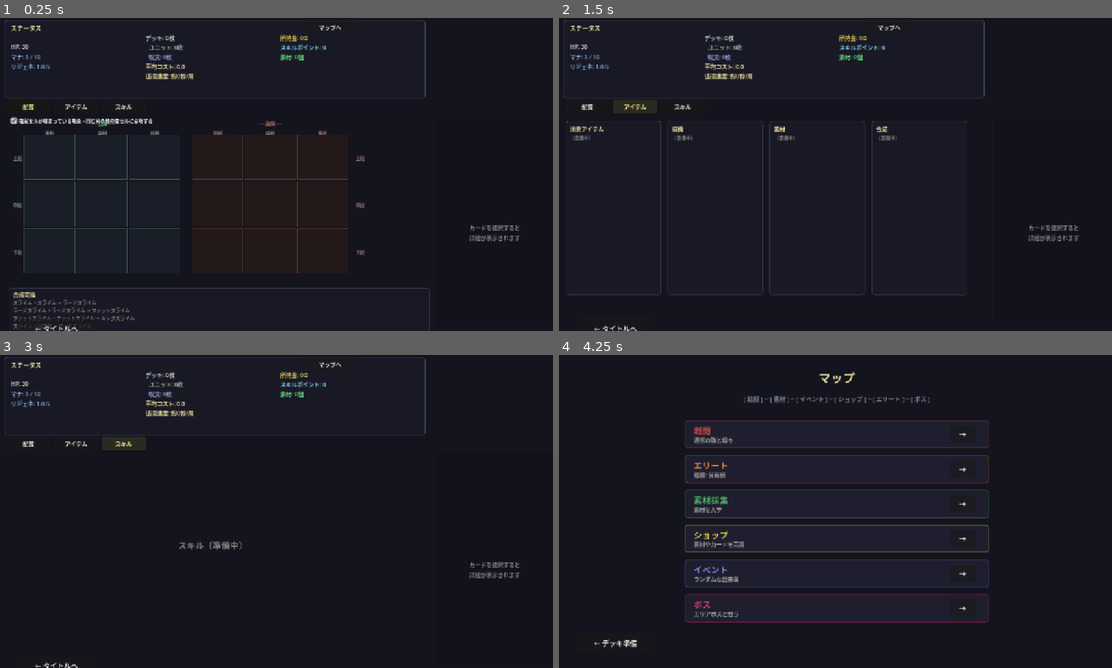
Above: before the commit, frames 1-4 (two rows, left to right).
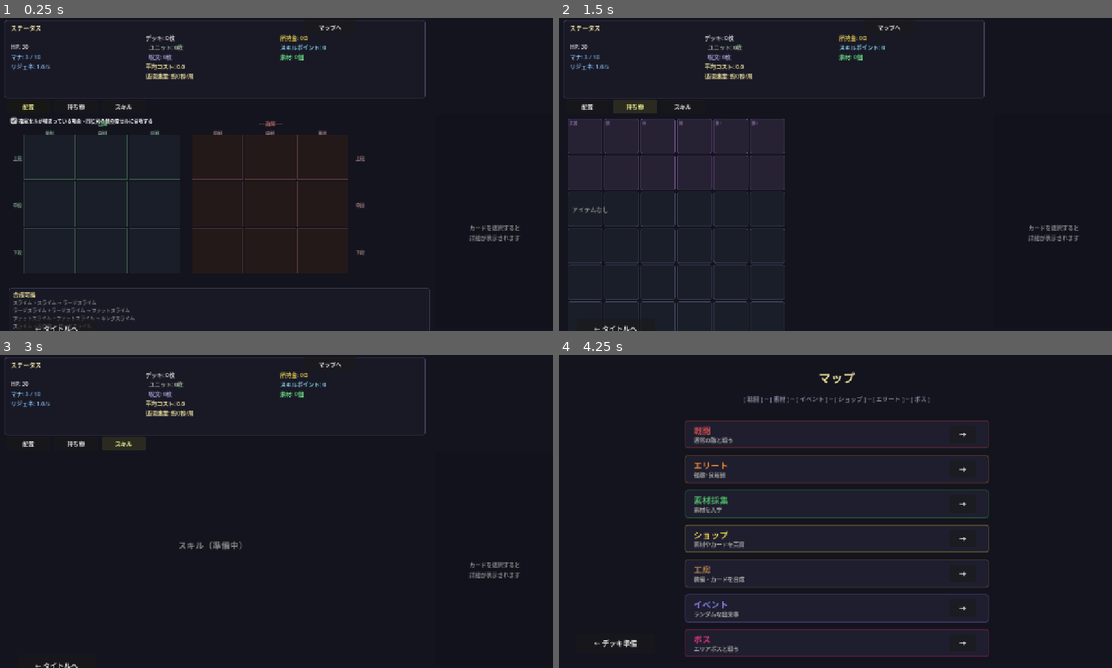
Above: after the commit, the same moments.

Repository: kazumak334-create/dungeon-board-game
Game: Godot game, scene res://scenes/DeckPrep.tscn
Same seed, same stepped clock (60 frames per second), same inputs: the game is played once before the commit and once after it. This scene is started directly instead of the project's main scene.
Inputs (mouse positions are in pixels of both pictures, inside the frame that each line leads up to):
- Up to frame 1 (0.25 s): no input
- Up to frame 2 (1.5 s): click (636, 105) at 0.5 s, where only the run before the commit has a clickable "アイテム"; click (636, 105) at 1.25 s, where only the run after the commit has a clickable "持ち物"
- Up to frame 3 (3 s): click "配置" at 2 s; click "スキル" at 2.75 s
- Up to frame 4 (4.25 s): click "マップへ" at 3.5 s

The runs differ from the first frame. In frame 1, less than 0.1% of the frame differs, in the area x 11-16%, y 27-30%; in frame 2, 2.2%, in the area x 1-74%, y 27-100%; in frame 3, less than 0.1%; in frame 4, 1.5%.

Commit message:
feat: DeckPrep3タブ化（配置/持ち物/スキル）+持ち物マス目インベントリ+工房ノード
- DeckPrepタブ構成: 6タブ→3タブ（配置/持ち物/スキル）
- 持ち物タブ: マス目式インベントリ（上2行=装備スロット、以降=素材スタック表示）
- 工房画面スタブ: Workshop.gd/tscn（モンハン鍛冶屋式レイアウト）
- マップに工房ノード追加
- バトル後デッキクリーンアップ実装（persistence="battle"カード除去）
- CLAUDE.md: 合成ルール（段数制限/合成場所）、DeckPrep画面構成、マップノード種別更新
- テスト1153件全パス

Co-Authored-By: Claude Opus 4.6 (1M context) <noreply@anthropic.com>

Diff:
--- /dev/null
+++ b/scenes/Workshop.tscn
@@ -0,0 +1,12 @@
+[gd_scene load_steps=2 format=3]
+
+[ext_resource type="Script" path="res://scripts/Workshop.gd" id="1"]
+
+[node name="Workshop" type="Control"]
+layout_mode = 3
+anchors_preset = 15
+anchor_right = 1.0
+anchor_bottom = 1.0
+grow_horizontal = 2
+grow_vertical = 2
+script = ExtResource("1")
--- a/scripts/DeckPrep.gd
+++ b/scripts/DeckPrep.gd
@@ -146,7 +146,7 @@
 func _build_tab_bar() -> void:
 	var tabs = [
 		{"id": "placement", "label": "配置"},
-		{"id": "items", "label": "アイテム"},
+		{"id": "inventory", "label": "持ち物"},
 		{"id": "skill_tree", "label": "スキル"},
 	]
 	var x = 15
@@ -174,7 +174,7 @@
 		"placement":
 			_board.tab_container = _tab_container
 			_board.build_placement_tab(_tab_container, _PL)
-		"items": _build_items_tab()
+		"inventory": _build_inventory_tab()
 		_: _build_placeholder_tab(tab_id)
 
 	_update_info_lane()
@@ -409,35 +409,165 @@
 	_info_container.add_child(lbl)
 	return y + 20
 
-# ===== アイテムタブ =====
-
-func _build_items_tab() -> void:
-	var sections = ["消費アイテム", "装備", "素材", "合成"]
-	for i in range(sections.size()):
-		var sp = UIF.create_panel(Vector2(15 + i * 235, 15), Vector2(220, 400))
-		_tab_container.add_child(sp)
-		var hl = Label.new()
-		hl.text = sections[i]
-		hl.position = Vector2(25 + i * 235, 23)
-		hl.add_theme_font_size_override("font_size", 13)
-		hl.add_theme_color_override("font_color", UIF.TITLE_COLOR)
-		_tab_container.add_child(hl)
-		var cl = Label.new()
-		cl.text = "（準備中）"
-		cl.position = Vector2(25 + i * 235, 45)
-		cl.add_theme_font_size_override("font_size", 11)
-		cl.add_theme_color_override("font_color", UIF.DIM_COLOR)
-		_tab_container.add_child(cl)
-
-	var mat_y = 65
+# ===== 持ち物タブ（マス目インベントリ） =====
+
+const INV_COLS = 6       # グリッド列数
+const INV_CELL = 80      # セルサイズ
+const INV_GAP = 4        # セル間隔
+const INV_X = 20         # 開始X
+const INV_Y = 10         # 開始Y
+const EQUIP_ROWS = 2     # 装備スロット行数
+const INV_ROWS = 6       # 全行数（装備2+アイテム4）
+
+func _build_inventory_tab() -> void:
+	# 装備スロットラベル
+	var equip_names = [
+		["武器", "頭", "体", "脚", "飾1", "飾2"],
+		["", "", "", "", "", ""],  # 2行目は値表示用
+	]
+
+	# グリッド描画
+	for r in range(INV_ROWS):
+		for c in range(INV_COLS):
+			var cx = INV_X + c * (INV_CELL + INV_GAP)
+			var cy = INV_Y + r * (INV_CELL + INV_GAP)
+
+			var is_equip = r < EQUIP_ROWS
+			var cell = Panel.new()
+			cell.position = Vector2(cx, cy)
+			cell.size = Vector2(INV_CELL, INV_CELL)
+			var style = StyleBoxFlat.new()
+			if is_equip:
+				style.bg_color = Color(0.15, 0.13, 0.2)
+				style.border_color = Color(0.4, 0.3, 0.5)
+			else:
+				style.bg_color = Color(0.1, 0.12, 0.16)
+				style.border_color = Color(0.25, 0.25, 0.35)
+			style.set_border_width_all(1)
+			style.set_corner_radius_all(4)
+			cell.add_theme_stylebox_override("panel", style)
+			_tab_container.add_child(cell)
+
+			# 装備スロットラベル（1行目のみ）
+			if r == 0 and c < equip_names[0].size():
+				var sl = Label.new()
+				sl.text = equip_names[0][c]
+				sl.position = Vector2(cx + 4, cy + 2)
+				sl.add_theme_font_size_override("font_size", 9)
+				sl.add_theme_color_override("font_color", Color(0.5, 0.4, 0.6))
+				_tab_container.add_child(sl)
+
+	# 装備スロット区切りライン
+	var sep_y = INV_Y + EQUIP_ROWS * (INV_CELL + INV_GAP) - 2
+	var sep = ColorRect.new()
+	sep.position = Vector2(INV_X, sep_y)
+	sep.size = Vector2(INV_COLS * (INV_CELL + INV_GAP) - INV_GAP, 1)
+	sep.color = Color(0.4, 0.3, 0.5, 0.5)
+	_tab_container.add_child(sep)
+
+	# アイテム配置（装備行の下）
+	var item_cells: Array = []  # [{row, col, type, data}]
+
+	# 消費アイテム（左上優先）
+	# 仮: GameSessionに消費アイテムリストがないので、materialsから消費可能なものを抽出
+	var consumables: Array = []
+	var materials_grouped: Dictionary = {}  # id -> {data, count}
+
 	for mat in GameSession.materials:
-		var ml = Label.new()
-		ml.text = "  %s" % mat.get("display", "???")
-		ml.position = Vector2(25 + 2 * 235, mat_y)
-		ml.add_theme_font_size_override("font_size", 11)
-		ml.add_theme_color_override("font_color", UIF.BENEFIT_COLOR)
-		_tab_container.add_child(ml)
-		mat_y += 18
+		var mid = mat.get("id", "")
+		# is_cursed等で消費可能か判定（仮: 全素材を素材扱い）
+		if not materials_grouped.has(mid):
+			materials_grouped[mid] = {"data": mat, "count": 0}
+		materials_grouped[mid]["count"] += 1
+
+	# マス目にアイテムを配置
+	var item_row = EQUIP_ROWS
+	var item_col = 0
+
+	# 消費アイテムを先に配置（将来: GameSession.consumablesから）
+	# 現状は消費アイテムなし
+
+	# 素材をスタック表示で配置
+	for mid in materials_grouped:
+		var g = materials_grouped[mid]
+		var mat = g["data"]
+		var count = g["count"]
+
+		if item_row >= INV_ROWS:
+			break
+
+		var cx = INV_X + item_col * (INV_CELL + INV_GAP)
+		var cy = INV_Y + item_row * (INV_CELL + INV_GAP)
+
+		# アイテム名
+		var name_lbl = Label.new()
+		name_lbl.text = mat.get("display", "???")
+		name_lbl.position = Vector2(cx + 4, cy + 15)
+		name_lbl.size = Vector2(INV_CELL - 8, 20)
+		name_lbl.add_theme_font_size_override("font_size", 10)
+		name_lbl.add_theme_color_override("font_color", UIF.TEXT_COLOR)
+		_tab_container.add_child(name_lbl)
+
+		# スタック数
+		if count > 1:
+			var count_lbl = Label.new()
+			count_lbl.text = "×%d" % count
+			count_lbl.position = Vector2(cx + INV_CELL - 28, cy + INV_CELL - 18)
+			count_lbl.add_theme_font_size_override("font_size", 11)
+			count_lbl.add_theme_color_override("font_color", Color(0.9, 0.85, 0.5))
+			_tab_container.add_child(count_lbl)
+
+		# クリックで解説レーン更新
+		var click_area = Button.new()
+		click_area.position = Vector2(cx, cy)
+		click_area.size = Vector2(INV_CELL, INV_CELL)
+		click_area.flat = true
+		click_area.modulate = Color(1, 1, 1, 0)  # 透明
+		var mat_data = mat
+		click_area.pressed.connect(func():
+			_selected_card_idx = -1
+			_show_material_info(mat_data, materials_grouped.get(mat_data.get("id", ""), {}).get("count", 0))
+		)
+		_tab_container.add_child(click_area)
+
+		item_col += 1
+		if item_col >= INV_COLS:
+			item_col = 0
+			item_row += 1
+
+	# 空グリッドの場合のエンプティステート
+	if materials_grouped.size() == 0:
+		var empty = Label.new()
+		empty.text = "アイテムなし"
+		empty.position = Vector2(INV_X + 10, INV_Y + EQUIP_ROWS * (INV_CELL + INV_GAP) + 30)
+		empty.add_theme_font_size_override("font_size", 14)
+		empty.add_theme_color_override("font_color", UIF.DIM_COLOR)
+		_tab_container.add_child(empty)
+
+func _show_material_info(mat: Dictionary, count: int) -> void:
+	# 解説レーンを素材情報で更新
+	var children = _info_container.get_children()
+	for i in range(children.size() - 1, 1, -1):
+		children[i].queue_free()
+
+	var y: float = 15
+	y = _info_label(mat.get("display", "???"), y, 18, UIF.TITLE_COLOR)
+	y = _info_label("素材  ×%d" % count, y, 13, Color(0.6, 0.7, 0.5))
+	y += 5
+
+	var desc = mat.get("description", "")
+	if desc != "":
+		y = _info_label_wrap(desc, y, 12, UIF.TEXT_COLOR)
+	y += 10
+
+	# 合成先一覧（将来: craftingテーブルから逆引き）
+	y = _info_section("── 合成先 ──", y)
+	y = _info_label("（工房ノードで合成可能）", y, 11, UIF.DIM_COLOR)
+
+	# 呪い表示
+	if mat.get("is_cursed", false):
+		y += 10
+		y = _info_label("呪いの素材", y, 12, UIF.DEMERIT_COLOR)
 
 func _build_placeholder_tab(tab_id: String) -> void:
 	var names = {"skill_tree": "スキル"}
--- a/scripts/MapSelect.gd
+++ b/scripts/MapSelect.gd
@@ -27,6 +27,7 @@
 		{"text": "エリート", "scene": "battle_elite", "color": Color(0.9, 0.5, 0.2), "desc": "強敵+良報酬"},
 		{"text": "素材採集", "scene": "gather", "color": Color(0.3, 0.7, 0.4), "desc": "素材を入手"},
 		{"text": "ショップ", "scene": "shop", "color": Color(0.9, 0.8, 0.3), "desc": "素材やカードを売買"},
+		{"text": "工房", "scene": "workshop", "color": Color(0.7, 0.5, 0.3), "desc": "装備・カードを合成"},
 		{"text": "イベント", "scene": "event", "color": Color(0.5, 0.5, 0.9), "desc": "ランダムな出来事"},
 		{"text": "ボス", "scene": "battle_boss", "color": Color(0.9, 0.2, 0.5), "desc": "エリアボスと戦う"},
 	]
@@ -81,5 +82,7 @@
 		"battle_boss":
 			GameSession.battle_type = "boss"
 			SceneManager.go_to(SceneManager.BATTLE)
+		"workshop":
+			SceneManager.go_to(SceneManager.WORKSHOP)
 		_:
 			SceneManager.go_to(scene_id)
--- a/scripts/Result.gd
+++ b/scripts/Result.gd
@@ -7,8 +7,38 @@
 var _reward_material: Dictionary = {}
 
 func _ready() -> void:
+	_cleanup_battle_cards()
 	_generate_rewards()
 	_build_ui()
+
+func _cleanup_battle_cards() -> void:
+	# persistence="battle"のカードをselected_deckから除去
+	# バトル中追加カードはselected_deckに反映されていないので、
+	# selected_deck内のカード定義からpersistenceを判定する
+	var new_deck: Array = []
+	var new_config: Array = []
+	for i in range(GameSession.selected_deck.size()):
+		var entry = GameSession.selected_deck[i]
+		var card_name = entry.get("name", "") if entry is Dictionary else str(entry)
+		var persistence = _get_card_persistence(card_name)
+		if persistence != "battle":
+			new_deck.append(entry)
+			if i < GameSession.placement_config.size():
+				new_config.append(GameSession.placement_config[i])
+	var removed = GameSession.selected_deck.size() - new_deck.size()
+	GameSession.selected_deck = new_deck
+	GameSession.placement_config = new_config
+	if removed > 0:
+		print("[Result] バトル後クリーンアップ: %d枚除去" % removed)
+
+func _get_card_persistence(card_name: String) -> String:
+	if CardDB.STATUS_SPELLS.has(card_name):
+		return CardDB.STATUS_SPELLS[card_name].get("persistence", "permanent")
+	if CardDB.UNITS.has(card_name):
+		return CardDB.UNITS[card_name].get("persistence", "permanent")
+	if CardDB.SPELLS.has(card_name):
+		return CardDB.SPELLS[card_name].get("persistence", "permanent")
+	return "permanent"
 
 func _generate_rewards() -> void:
 	var is_win = GameSession.last_result.get("win", false)
--- a/scripts/SceneManager.gd
+++ b/scripts/SceneManager.gd
@@ -13,6 +13,7 @@
 const EVENT          = "event"
 const GATHER         = "gather"
 const BOSS_REWARD    = "boss_reward"
+const WORKSHOP       = "workshop"
 
 # シーン登録
 var _scenes: Dictionary = {
@@ -26,6 +27,7 @@
 	"event": "res://scenes/Event.tscn",
 	"gather": "res://scenes/Gather.tscn",
 	"boss_reward": "res://scenes/BossReward.tscn",
+	"workshop": "res://scenes/Workshop.tscn",
 }
 
 func go_to(scene_name: String) -> void:
--- /dev/null
+++ b/scripts/Workshop.gd
@@ -0,0 +1,119 @@
+# Workshop.gd
+# 工房画面: 合成レシピ一覧（装備/カード合成）+ モンハン鍛冶屋式UI
+extends Control
+
+const UIF = preload("res://scripts/UIFactory.gd")
+
+func _ready() -> void:
+	_build_ui()
+
+func _build_ui() -> void:
+	UIF.add_bg(self)
+	UIF.add_title(self, "工房", 40, 28)
+
+	# 所持素材サマリ（上部）
+	var mat_summary = ""
+	var mat_counts: Dictionary = {}
+	for mat in GameSession.materials:
+		var name = mat.get("display", "???")
+		mat_counts[name] = mat_counts.get(name, 0) + 1
+	for name in mat_counts:
+		if mat_summary != "":
+			mat_summary += "  "
+		mat_summary += "%s×%d" % [name, mat_counts[name]]
+	if mat_summary == "":
+		mat_summary = "素材なし"
+
+	var mat_label = Label.new()
+	mat_label.text = "所持素材: %s" % mat_summary
+	mat_label.position = Vector2(30, 80)
+	mat_label.size = Vector2(900, 20)
+	mat_label.add_theme_font_size_override("font_size", 12)
+	mat_label.add_theme_color_override("font_color", Color(0.6, 0.7, 0.5))
+	add_child(mat_label)
+
+	# 合成レシピ一覧（左側）
+	var recipe_panel = UIF.create_panel(Vector2(30, 110), Vector2(550, 450))
+	add_child(recipe_panel)
+
+	var recipe_header = Label.new()
+	recipe_header.text = "合成レシピ"
+	recipe_header.position = Vector2(45, 118)
+	recipe_header.add_theme_font_size_override("font_size", 15)
+	recipe_header.add_theme_color_override("font_color", UIF.TITLE_COLOR)
+	add_child(recipe_header)
+
+	# フィルタ（将来: [全部] [装備] [消費] [カード]）
+	var filter_label = Label.new()
+	filter_label.text = "[全部]  [装備]  [カード]"
+	filter_label.position = Vector2(45, 140)
+	filter_label.add_theme_font_size_override("font_size", 11)
+	filter_label.add_theme_color_override("font_color", Color(0.5, 0.5, 0.6))
+	add_child(filter_label)
+
+	# レシピ一覧（仮: cards.jsonのsynthesisから）
+	var y = 165
+	var found = false
+	for recipe in CardDB.SYNTHESIS:
+		var base = recipe.get("base", "")
+		var card = recipe.get("card", "")
+		var result_name = recipe.get("result", "")
+
+		# 素材チェック（簡易: デッキ内カード枚数）
+		var can_craft = false  # 将来: 素材照合
+
+		var lbl = Label.new()
+		lbl.text = "%s + %s → %s" % [base, card, result_name]
+		lbl.position = Vector2(45, y)
+		lbl.add_theme_font_size_override("font_size", 12)
+		lbl.add_theme_color_override("font_color", UIF.BENEFIT_COLOR if can_craft else UIF.DIM_COLOR)
+		add_child(lbl)
+		y += 22
+		found = true
+
+		if y > 530:
+			break
+
+	if not found:
+		var empty = Label.new()
+		empty.text = "レシピなし"
+		empty.position = Vector2(45, y)
+		empty.add_theme_font_size_override("font_size", 12)
+		empty.add_theme_color_override("font_color", UIF.DIM_COLOR)
+		add_child(empty)
+
+	# 合成結果プレビュー（右側）
+	var preview_panel = UIF.create_panel(Vector2(610, 110), Vector2(350, 450))
+	add_child(preview_panel)
+
+	var preview_header = Label.new()
+	preview_header.text = "合成プレビュー"
+	preview_header.position = Vector2(625, 118)
+	preview_header.add_theme_font_size_override("font_size", 15)
+	preview_header.add_theme_color_override("font_color", UIF.TITLE_COLOR)
+	add_child(preview_header)
+
+	var preview_hint = Label.new()
+	preview_hint.text = "レシピを選択すると\n詳細が表示されます"
+	preview_hint.position = Vector2(625, 250)
+	preview_hint.add_theme_font_size_override("font_size", 13)
+	preview_hint.add_theme_color_override("font_color", UIF.DIM_COLOR)
+	add_child(preview_hint)
+
+	# 装備スロット（右下）
+	var equip_label = Label.new()
+	equip_label.text = "── 装備中 ──"
+	equip_label.position = Vector2(625, 470)
+	equip_label.add_theme_font_size_override("font_size", 12)
+	equip_label.add_theme_color_override("font_color", Color(0.5, 0.4, 0.6))
+	add_child(equip_label)
+
+	var equip_hint = Label.new()
+	equip_hint.text = "装備なし"
+	equip_hint.position = Vector2(625, 490)
+	equip_hint.add_theme_font_size_override("font_size", 11)
+	equip_hint.add_theme_color_override("font_color", UIF.DIM_COLOR)
+	add_child(equip_hint)
+
+	# マップへ戻る
+	UIF.add_back_button(self, "← マップへ", func(): SceneManager.go_to(SceneManager.MAP_SELECT), 600)
Not shown, added: scripts/Workshop.gd.uid
Not shown, changed: CLAUDE.md
